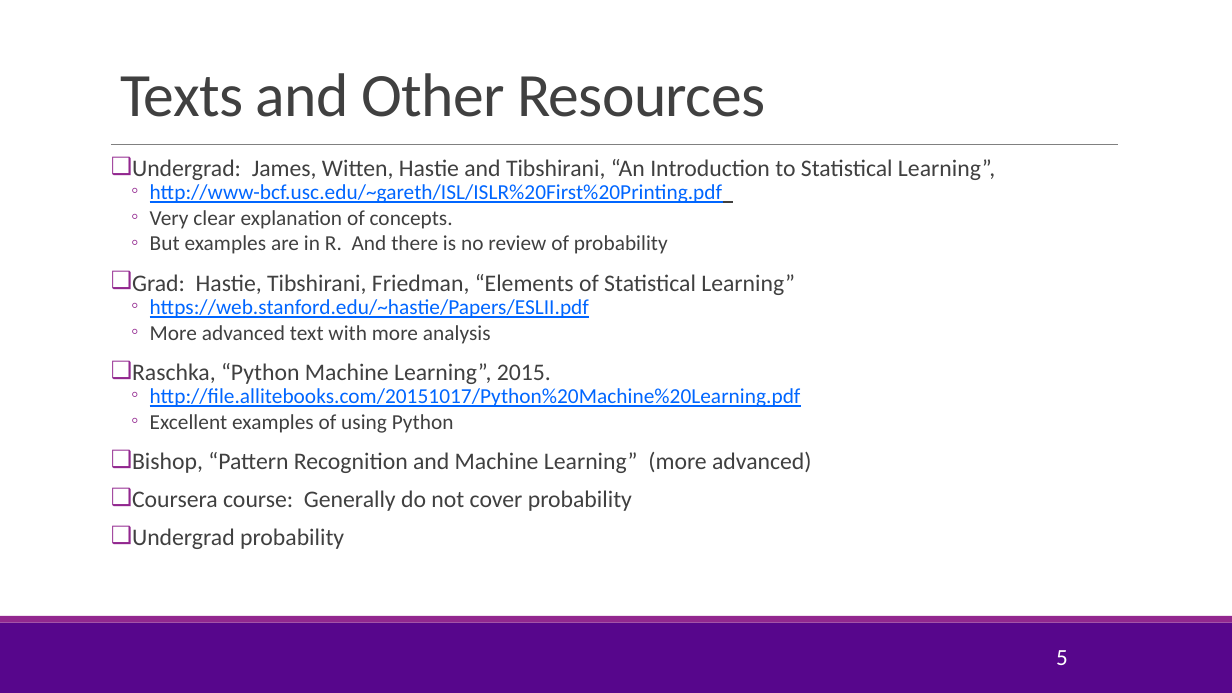
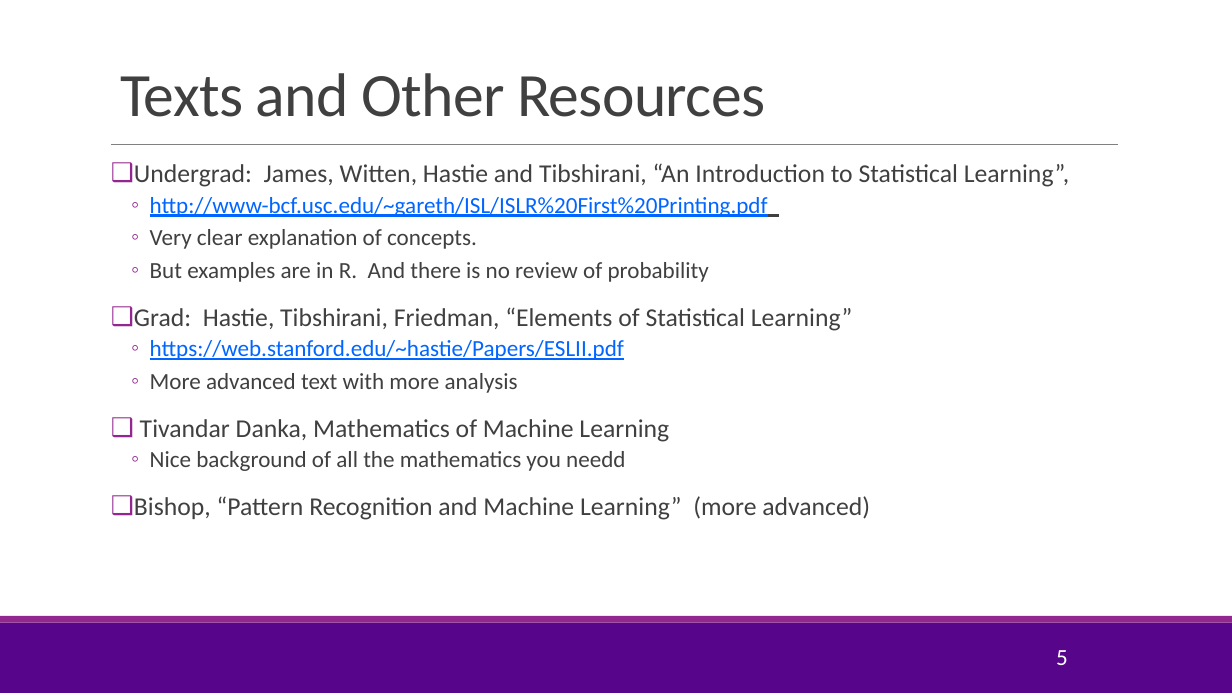
Before and after one commit to sdrangan/introml, a slide deck: slide 5 of lectures/CourseAdmin.pptx. Drawn at 1232x693 pixels with LibreOffice and Linux fonts; fonts in the diff are those of the drawing; background and template pictures are left out. Boxes give left, top, right and bottom in pixels: in the first picture for what was removed or moved away, otherwise in the second. Text is boxed around its words. In the diff, an @@ line names an element or a change of style, - is before the commit and + after.

Commit message:
Updated the course admin for the new material

```diff
--- a/lectures/CourseAdmin.pptx
+++ b/lectures/CourseAdmin.pptx
@@ text at [134,163,1070,520]: size 18.5 to 20 pt in "Undergrad: James, Witten, Hastie and Tibshirani, “An ...", "Grad: Hastie, Tibshirani, Friedman, “Elements of Statistical ...", "Bishop, “Pattern Recognition and Machine Learning” (more ..."; size 16.6 to 18 pt in "http://www-bcf.usc.edu/~gareth/ISL/ISLR%20First%20Printing.p ...", "Very clear explanation of concepts.", "But examples are in R. And there ...", "https://web.stanford.edu/~hastie/Papers/ESLII.pdf" and 1 more places; line spacing 0.7 to 0.9 @@
@@ text at [140,419,669,471]: text changed; size 16.6 to 20 pt; text colour #0066FF to #404040 @@
-❑ Raschka, “Python Machine Learning”, 2015.
-  ◦ http://file.allitebooks.com/20151017/Python%20Machine%20Learning.pdf
-  ◦ Excellent examples of using Python
+❑ Tivandar Danka, Mathematics of Machine Learning
+  ◦ Nice background of all the mathematics you needd
@@ text at [132,490,632,549]: paragraphs removed @@
-❑ Coursera course: Generally do not cover probability
-❑ Undergrad probability
```
Also in this commit, not shown: 2 other slides changed, 1 slide added, 1 slide removed, 1 other file.
